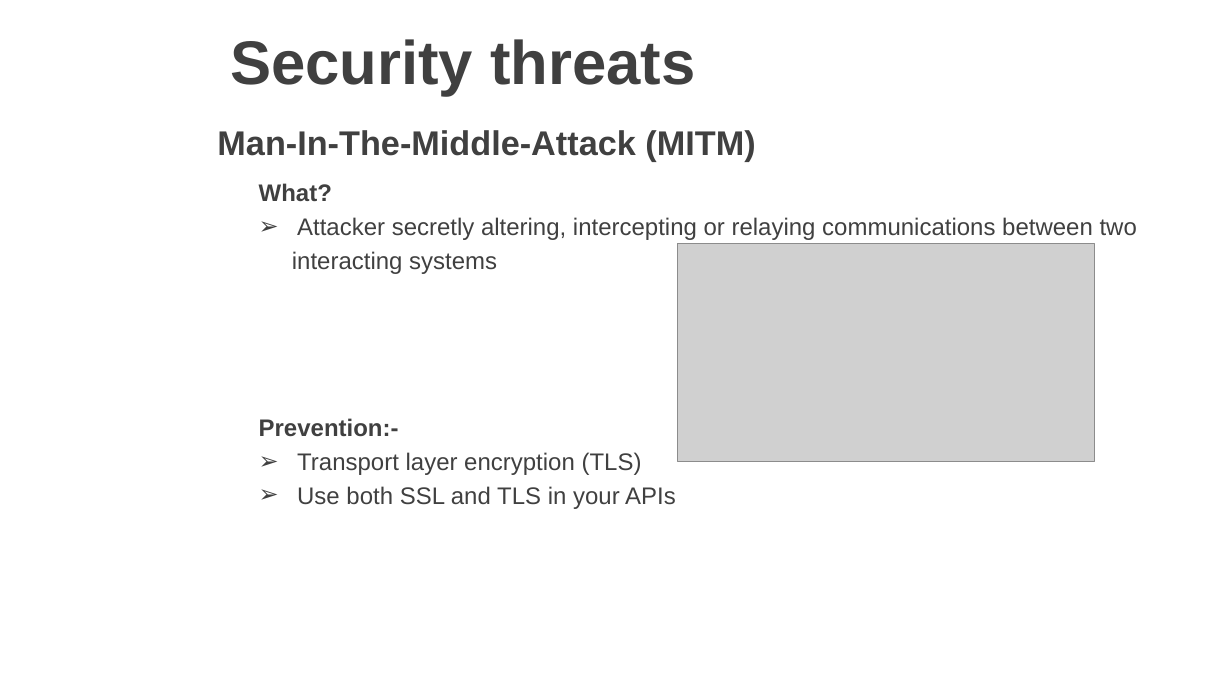
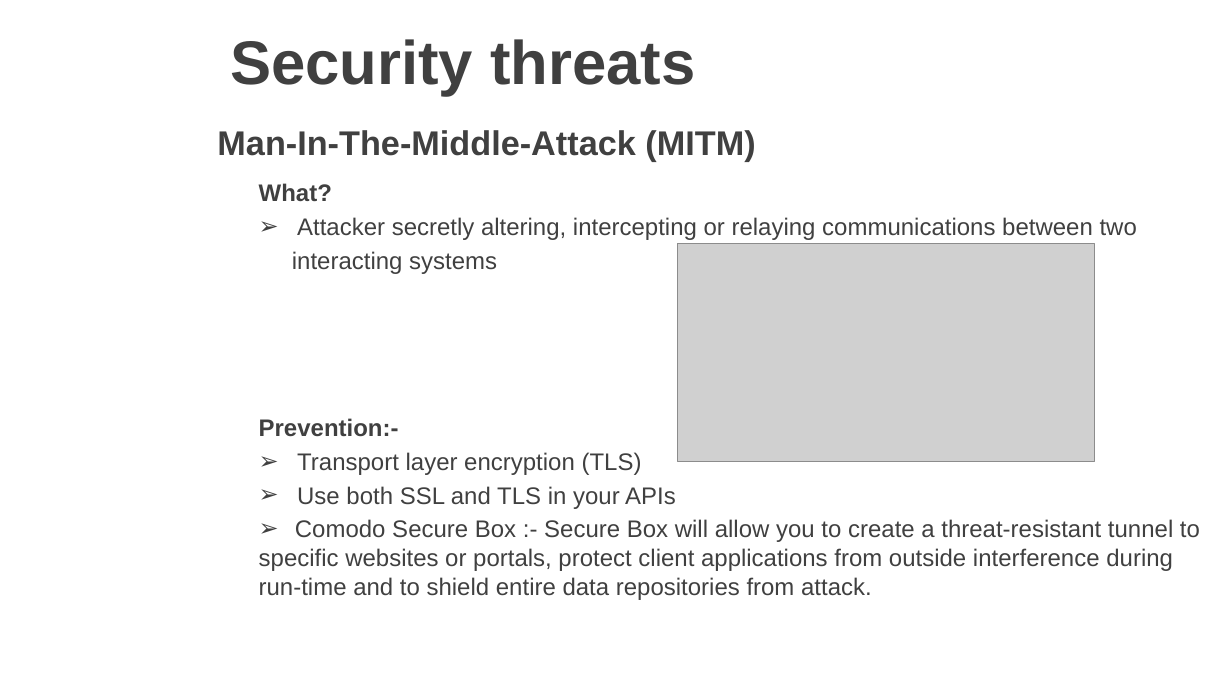
Before and after one commit to vgyureka/DotNetBig, a slide deck: slide 15 of webapiSecurity.pptx (slide 14 before the commit). Drawn at 1232x693 pixels with LibreOffice and Linux fonts; fonts in the diff are those of the drawing; grey boxes stand for pictures; background and template pictures are left out. Boxes give left, top, right and bottom in pixels: in the first picture for what was removed or moved away, otherwise in the second. Text is boxed around its words. In the diff, an @@ line names an element or a change of style, - is before the commit and + after.

Commit message:
Add files via upload
api security - 10 MARCH 2019

```diff
--- a/webapiSecurity.pptx
+++ b/webapiSecurity.pptx
@@ text at [259,519,1200,600]: paragraph added @@
+➢ Comodo Secure Box :- Secure Box will allow you to create a threat-resistant tunnel to specific websites or portals, protect client applications from outside interference during run-time and to shield entire data repositories from attack.
```
Also in this commit, not shown: 4 other slides changed, 11 slides added.
